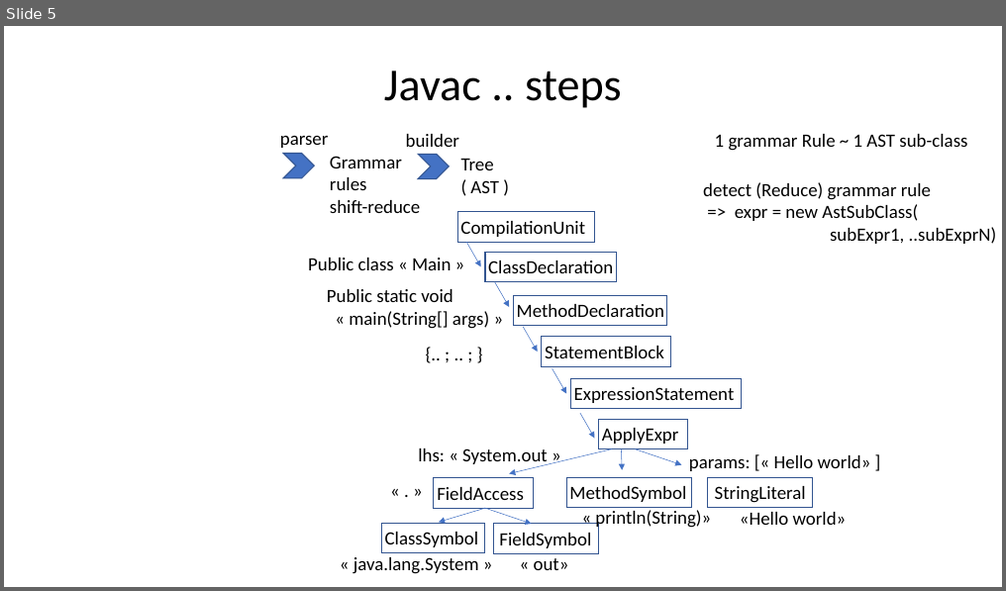
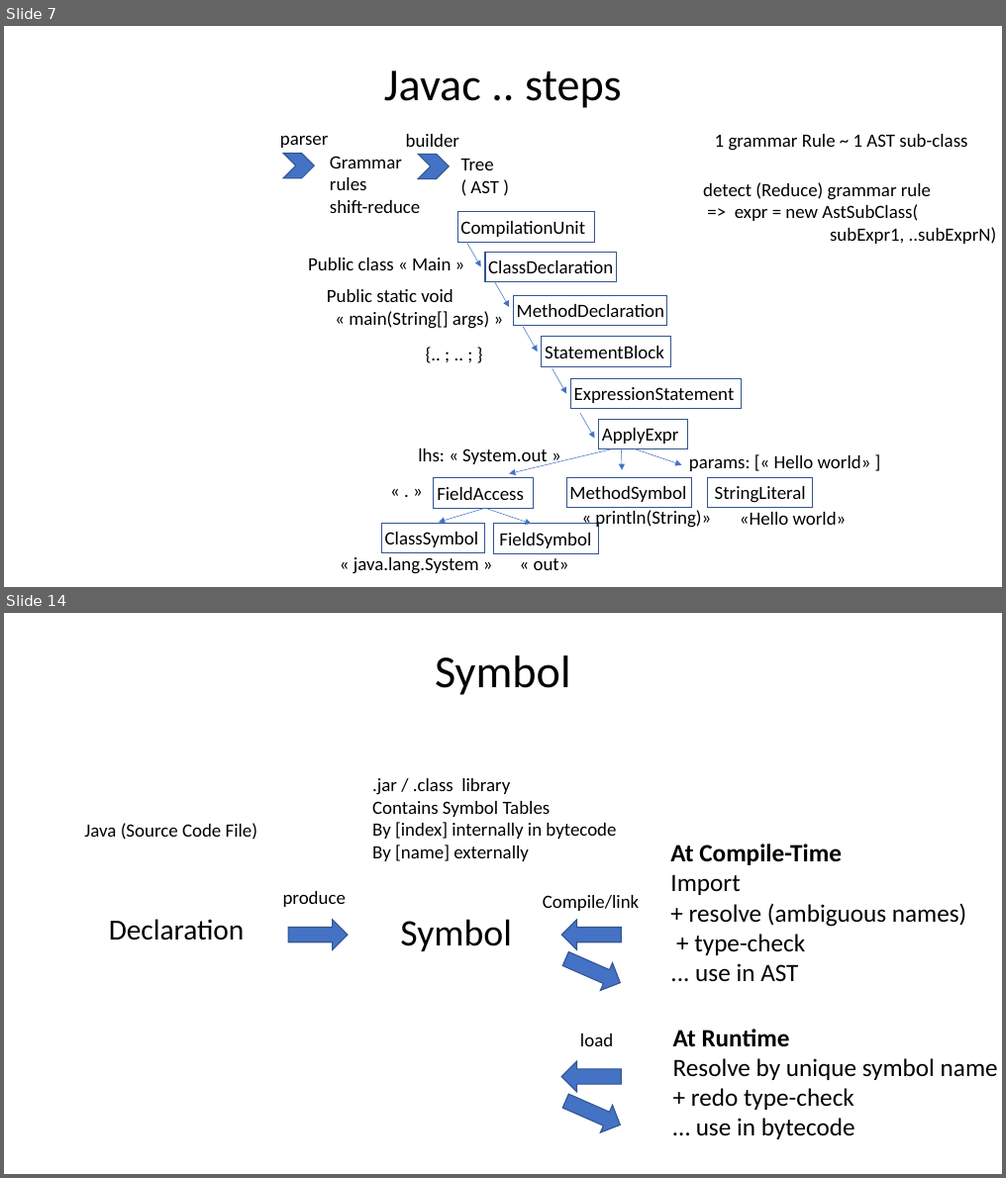
Before and after one commit to Arnaud-Nauwynck/presentations, a slide deck: java/Java-Langage-JRE-Internal-Basics.pptx. Shown one above the other, each under a label of ours: slide 5 before the commit, slides 7 and 14 after it; the slides between them are not shown. The pictures are 1006x591 and 1006x1178 pixels, drawn with LibreOffice and Linux fonts; fonts in the diff are those of the drawing. Boxes give left, top, right and bottom in pixels: in the first picture for what was removed or moved away, otherwise in the second. Text is boxed around its words. In the diff, an @@ line names an element or a change of style, - is before the commit and + after.

```diff
--- a/java/Java-Langage-JRE-Internal-Basics.pptx
+++ b/java/Java-Langage-JRE-Internal-Basics.pptx
@@ slide 14 added at [4,613,1002,1174], background #FFFFFF @@
@@ title added at [435,656,571,695], 44 pt, text #000000 @@
+Symbol
@@ text added at [372,778,616,861], 18 pt, text #000000 @@
+.jar / .class library
+Contains Symbol Tables
+By [index] internally in bytecode
+By [name] externally
@@ text added at [84,823,257,840], 18 pt, text #000000 @@
+Java (Source Code File)
@@ text added at [670,844,966,982], 24 pt, text #000000 @@
+At Compile-Time
+Import
++ resolve (ambiguous names)
++ type-check
+... use in AST
@@ text added at [283,891,346,907], 18 pt, text #000000 @@
+produce
@@ text added at [543,895,640,911], 18 pt, text #000000 @@
+Compile/link
@@ text added at [109,919,245,941], 28 pt, text #000000 @@
+Declaration
@@ right arrow added at [288,920,348,950], fill #4472C4, outline #325491 1 pt @@
@@ text added at [400,919,512,952], 36 pt, text #000000 @@
+Symbol
@@ right arrow added at [561,920,622,950], fill #4472C4, outline #325491 1 pt @@
@@ right arrow added at [559,945,627,996], fill #4472C4, outline #325491 1 pt @@
@@ text added at [580,1034,613,1047], 18 pt, text #000000 @@
+load
@@ text added at [673,1029,998,1140], 24 pt, text #000000 @@
+At Runtime
+Resolve by unique symbol name
++ redo type-check
+… use in bytecode
@@ right arrow added at [559,1087,627,1139], fill #4472C4, outline #325491 1 pt @@
@@ right arrow added at [561,1062,622,1092], fill #4472C4, outline #325491 1 pt @@
@@ what was slide 5 is now slide 7 @@
```
Also in this commit, not shown: 1 slide changed, 28 other slides added, 23 slides removed, 1 other file.
